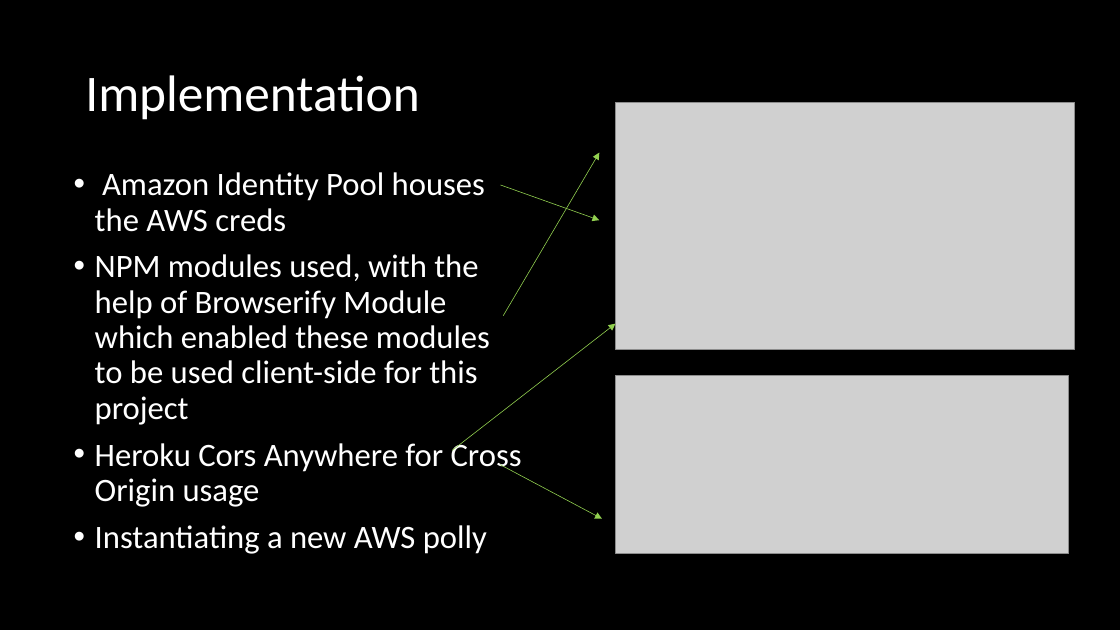
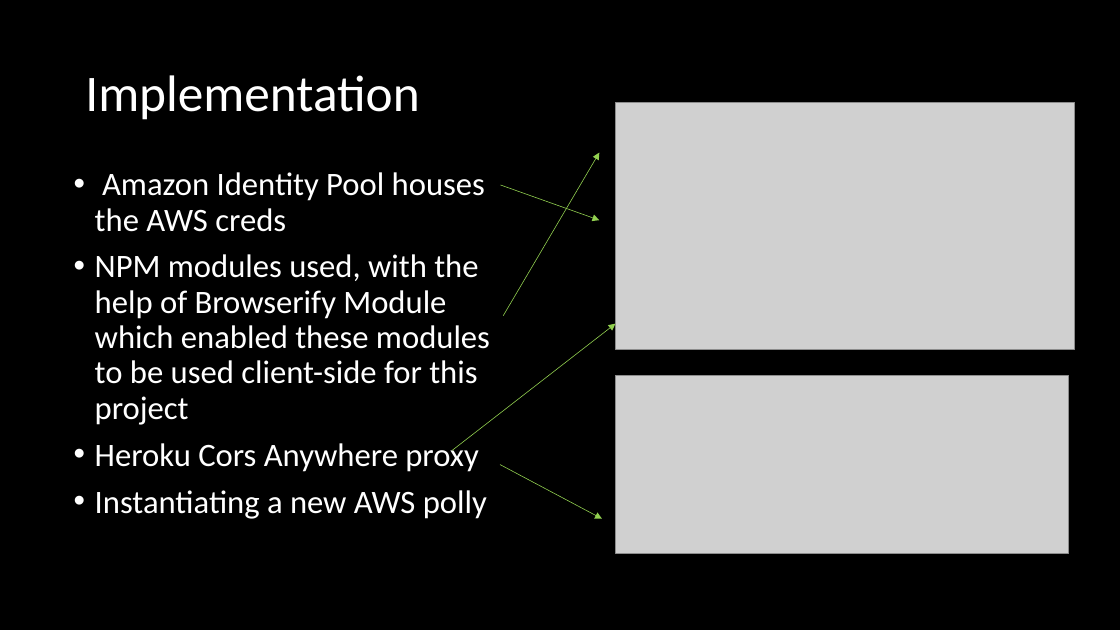
Before and after one commit to Shelby219/README_article_reading_app, a slide deck: slide 4 of pres.pptx. Drawn at 1120x630 pixels with LibreOffice and Linux fonts; fonts in the diff are those of the drawing; grey boxes stand for pictures. Boxes give left, top, right and bottom in pixels: in the first picture for what was removed or moved away, otherwise in the second. Text is boxed around its words. In the diff, an @@ line names an element or a change of style, - is before the commit and + after.

```diff
--- a/pres.pptx
+++ b/pres.pptx
@@ text at box(95, 439, 478, 472): text changed @@
-• Heroku Cors Anywhere for Cross Origin usage
+• Heroku Cors Anywhere proxy
```
Also in this commit, not shown: 2 other slides changed, 1 other file.
